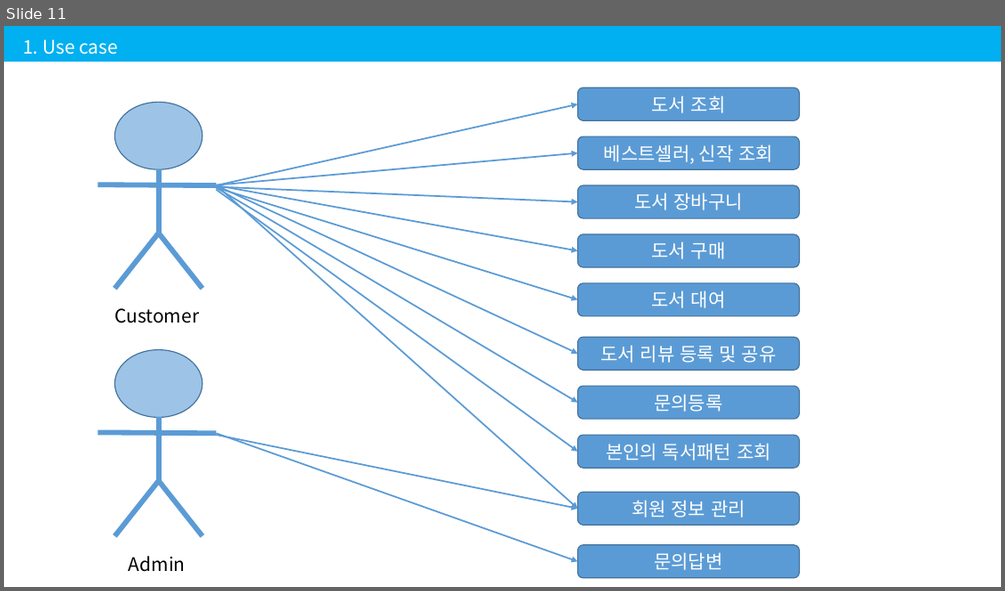
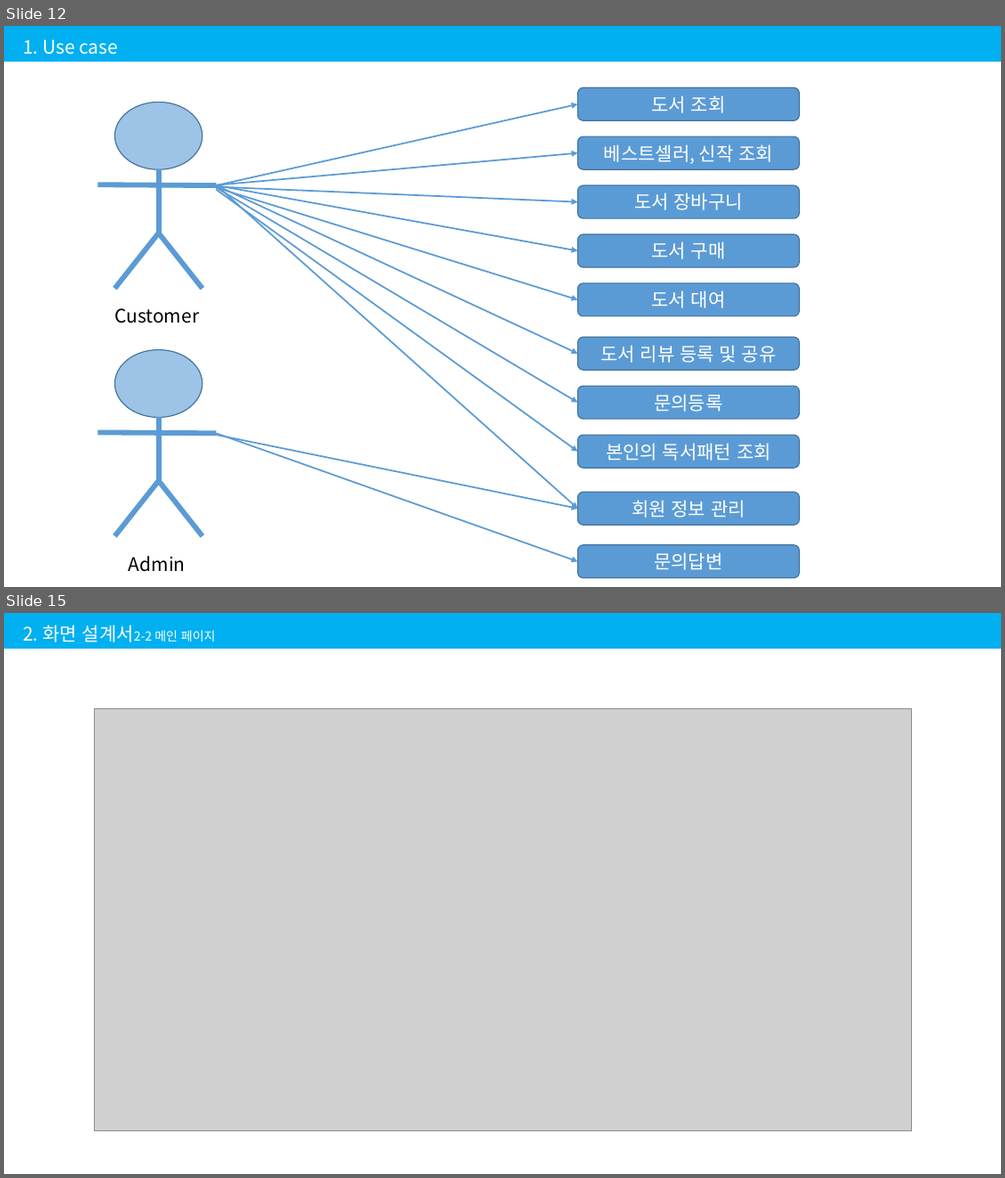
Before and after one commit to 201411096/kosmo_bookstore, a slide deck: Document/2조 김용선, 박세영, 정아인.pptx. Shown one above the other, each under a label of ours: slide 11 before the commit, slides 12 and 15 after it; the slides between them are not shown. The pictures are 1005x591 and 1005x1178 pixels, drawn with LibreOffice and Linux fonts; fonts in the diff are those of the drawing; grey boxes stand for pictures. Boxes give left, top, right and bottom in pixels: in the first picture for what was removed or moved away, otherwise in the second. Text is boxed around its words. In the diff, an @@ line names an element or a change of style, - is before the commit and + after.

```diff
--- a/Document/2조 김용선, 박세영, 정아인.pptx
+++ b/Document/2조 김용선, 박세영, 정아인.pptx
@@ slide 15 added at (x1=4, y1=613, x2=1001, y2=1174), background #FFFFFF @@
@@ rectangle added at (x1=4, y1=613, x2=1001, y2=649), fill #00B0F0 @@
@@ text added at (x1=23, y1=625, x2=216, y2=642), 12 pt, text #FFFFFF @@
+2. 화면 설계서2-2 메인 페이지
@@ picture added at (x1=94, y1=709, x2=911, y2=1130) @@
@@ what was slide 11 is now slide 12 @@
```
Also in this commit, not shown: 4 slides changed, 14 other slides added.
